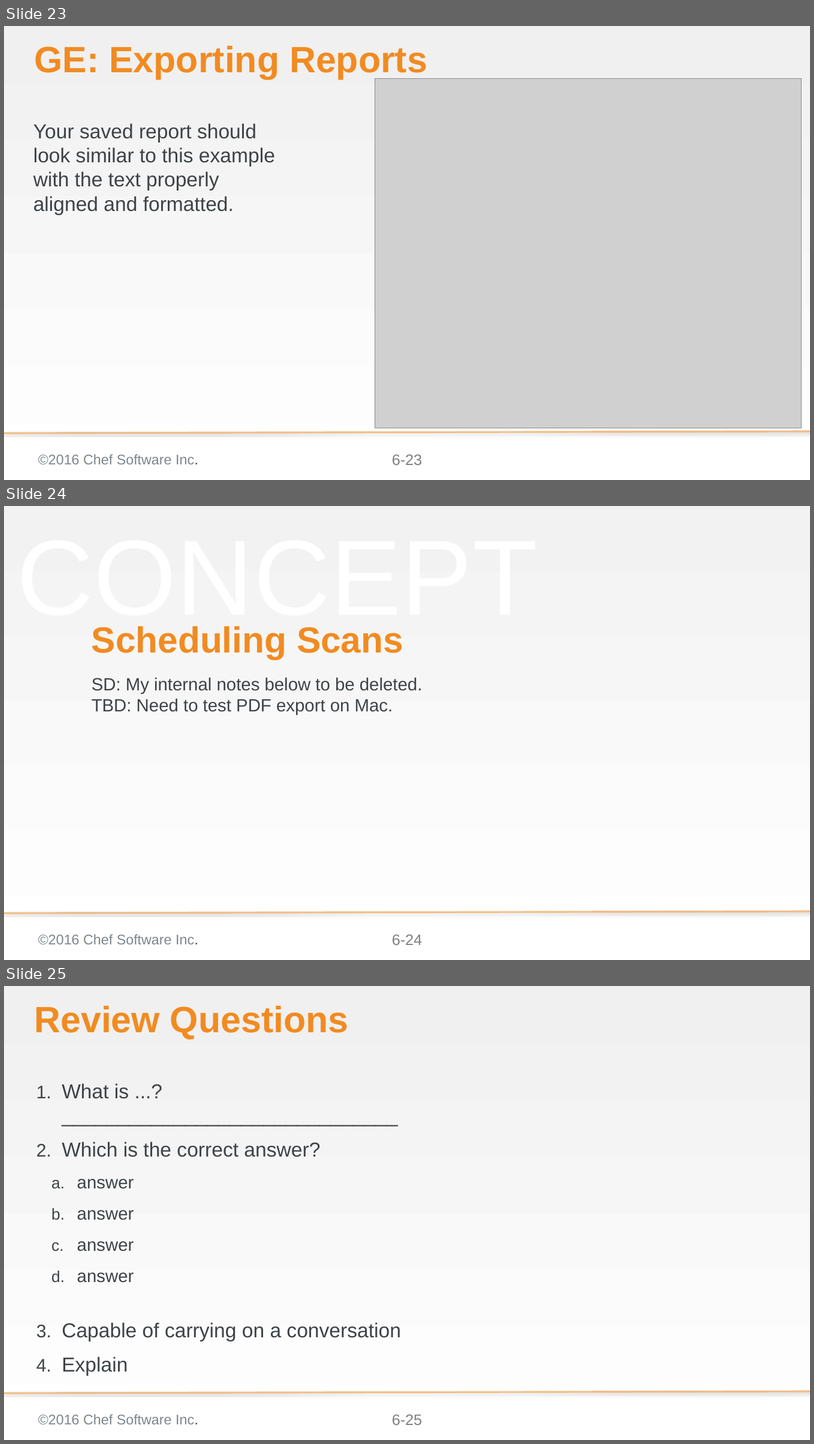
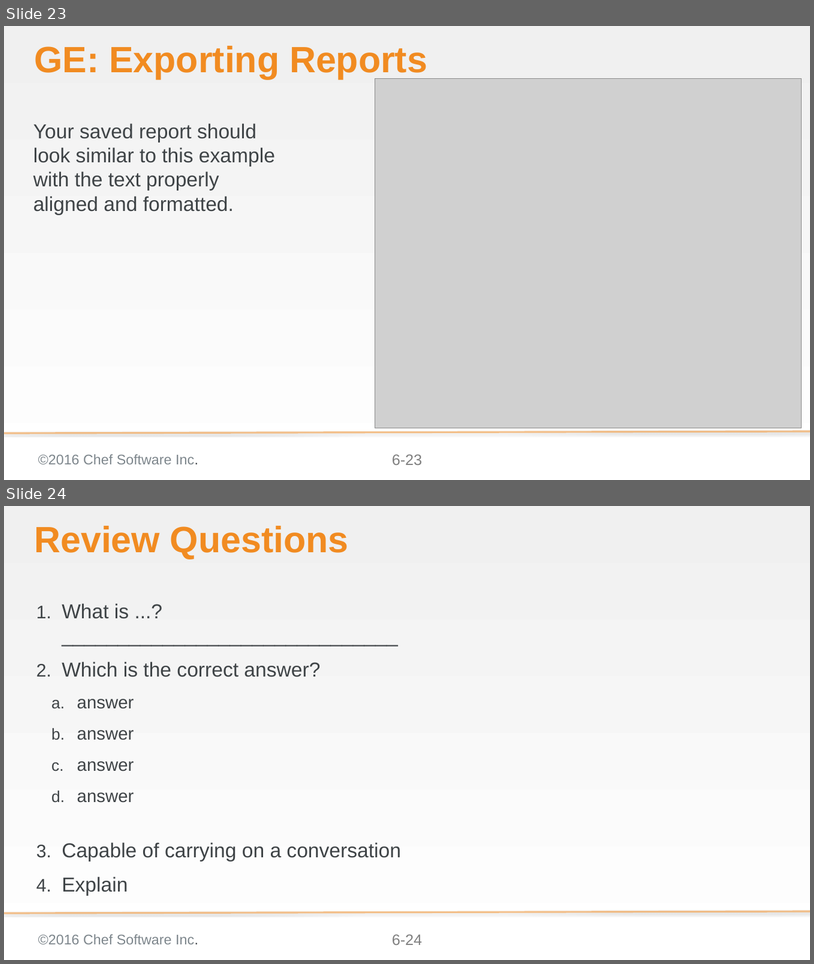
Before and after one commit to bchamby/chef-compliance-installation-configuration-operation, a slide deck: 06-scheduling-scans-reports.pptx. Shown one above the other, each under a label of ours: slides 23, 24 and 25 before the commit, slides 23 and 24 after it. The pictures are 814x1444 and 814x964 pixels, drawn with LibreOffice and Linux fonts; fonts in the diff are those of the drawing; grey boxes stand for pictures; background and template pictures are left out. Boxes give left, top, right and bottom in pixels: in the first picture for what was removed or moved away, otherwise in the second. Text is boxed around its words. In the diff, an @@ line names an element or a change of style, - is before the commit and + after.

Commit message:
Deleted unused slides

```diff
--- a/06-scheduling-scans-reports.pptx
+++ b/06-scheduling-scans-reports.pptx
@@ slide 24 removed at (x1=4, y1=506, x2=810, y2=960), background gradient #F2F2F2 to #FFFFFF; not listed: 3 template elements that a slide beside it also shows @@
@@ text removed at (x1=17, y1=626, x2=537, y2=633) @@
-CONCEPT
@@ title removed at (x1=92, y1=626, x2=404, y2=659) @@
-Scheduling Scans
@@ subtitle removed at (x1=92, y1=677, x2=423, y2=715) @@
-SD: My internal notes below to be deleted.
-TBD: Need to test PDF export on Mac.
@@ what was slide 25 is now slide 24 @@
@@ page number at (x1=392, y1=934, x2=422, y2=945): text changed @@
-6-25
+6-24
```
Also in this commit, not shown: 1 slide changed, 3 other files.
